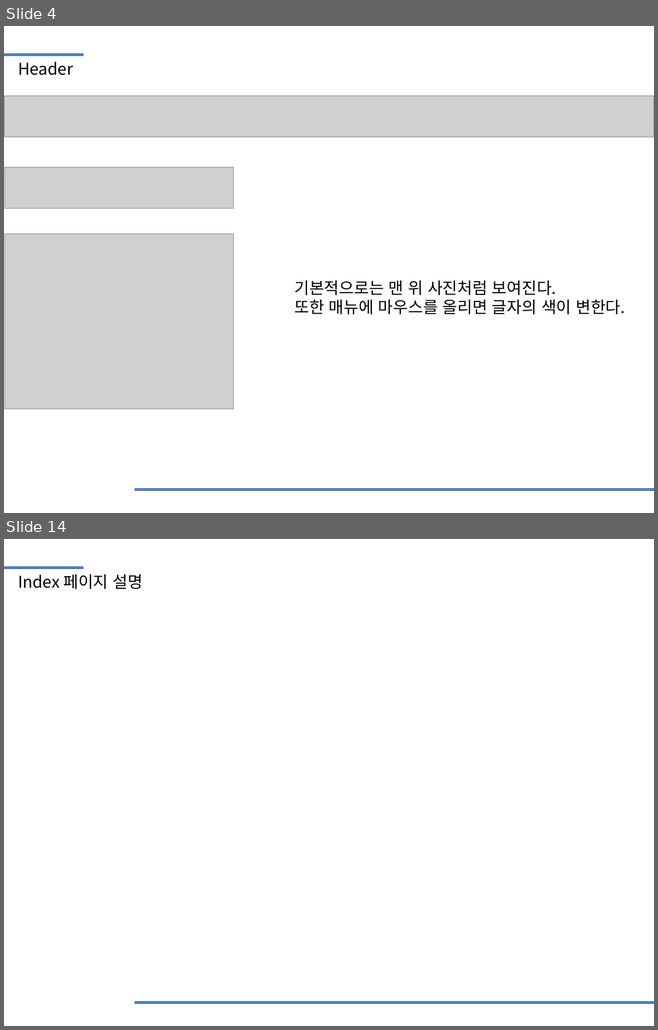
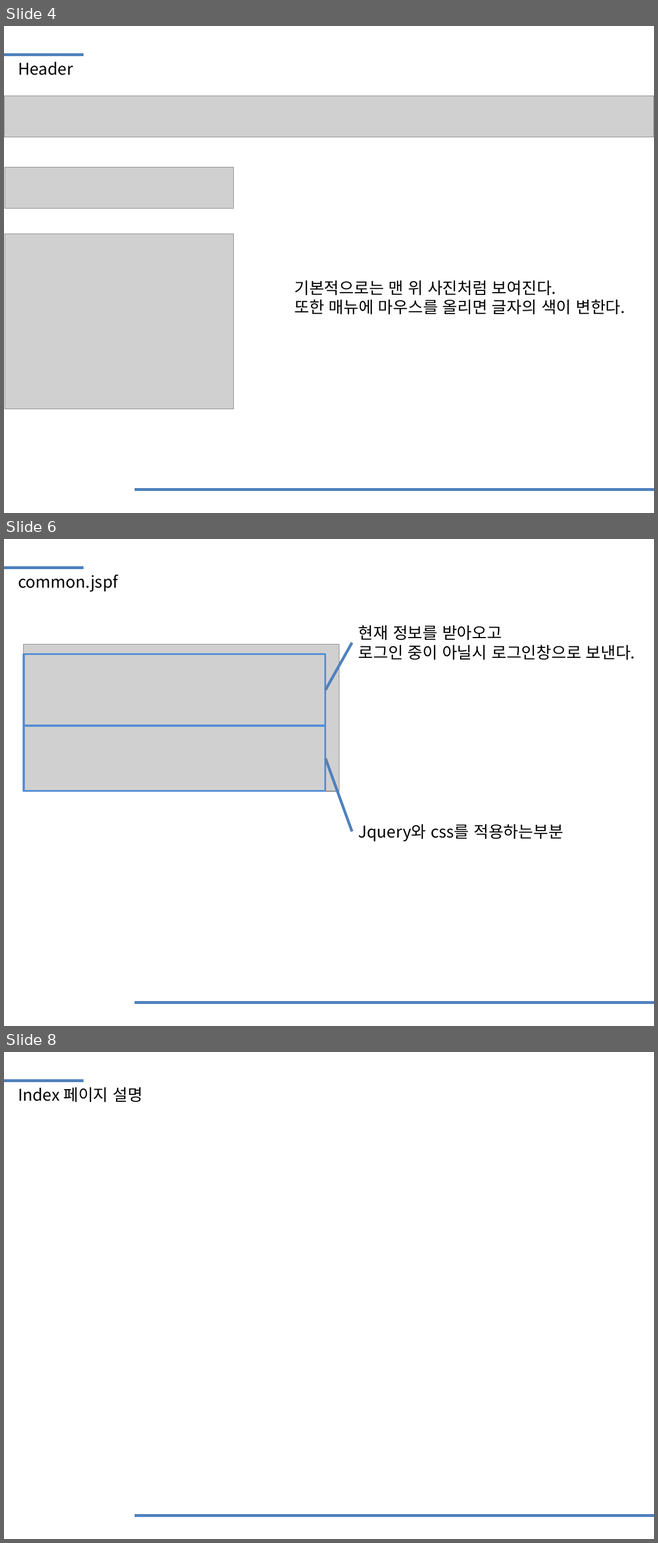
Before and after one commit to moon70717/iot_jsp, a slide deck: iot_jsp2/iot_jsp_page/문희주_웹페이지_발표.pptx. Shown one above the other, each under a label of ours: slides 4 and 14 before the commit, slides 4, 6 and 8 after it; the slides between them are not shown. The pictures are 658x1030 and 658x1543 pixels, drawn with LibreOffice and Linux fonts; fonts in the diff are those of the drawing; grey boxes stand for pictures. Boxes give left, top, right and bottom in pixels: in the first picture for what was removed or moved away, otherwise in the second. Text is boxed around its words. In the diff, an @@ line names an element or a change of style, - is before the commit and + after.

```diff
--- a/iot_jsp2/iot_jsp_page/문희주_웹페이지_발표.pptx
+++ b/iot_jsp2/iot_jsp_page/문희주_웹페이지_발표.pptx
@@ slide 6 added at box(4, 539, 654, 1026), background #FFFFFF @@
@@ line added from (4, 567) to (83, 567), #4F81BD 3 pt @@
@@ text added at box(18, 574, 118, 592), 18 pt, text #000000 @@
+common.jspf
@@ text added at box(358, 625, 635, 660), 18 pt, text #000000 @@
+현재 정보를 받아오고
+로그인 중이 아닐시 로그인창으로 보낸다.
@@ line added from (325, 690) to (351, 643), #4F81BD 3 pt @@
@@ picture added at box(24, 644, 339, 791) @@
@@ rectangle added at box(24, 654, 325, 725), outline #558ED5 2 pt @@
@@ rectangle added at box(24, 726, 325, 792), outline #558ED5 2 pt @@
@@ line added from (325, 759) to (351, 831), #4F81BD 3 pt @@
@@ text added at box(358, 824, 563, 842), 18 pt, text #000000 @@
+Jquery와 css를 적용하는부분
@@ line added from (134, 1003) to (654, 1003), #4F81BD 3 pt @@
@@ what was slide 14 is now slide 8 @@
```
Also in this commit, not shown: 3 slides changed, 9 other slides added, 30 other files.
